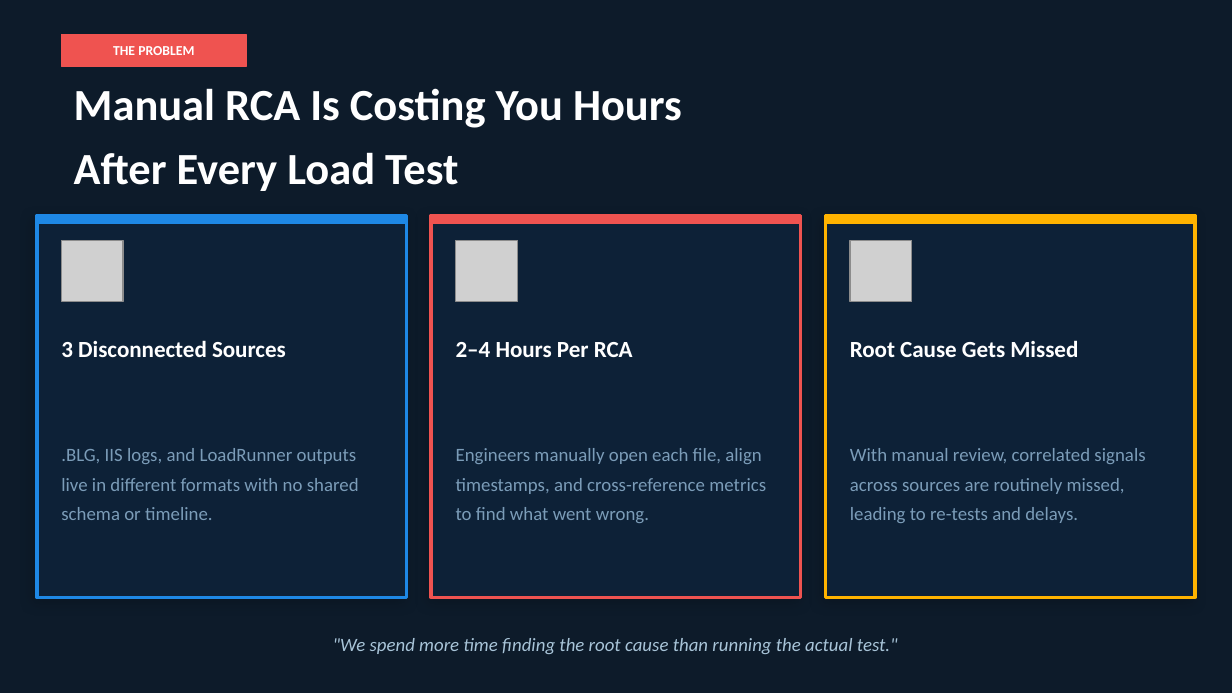
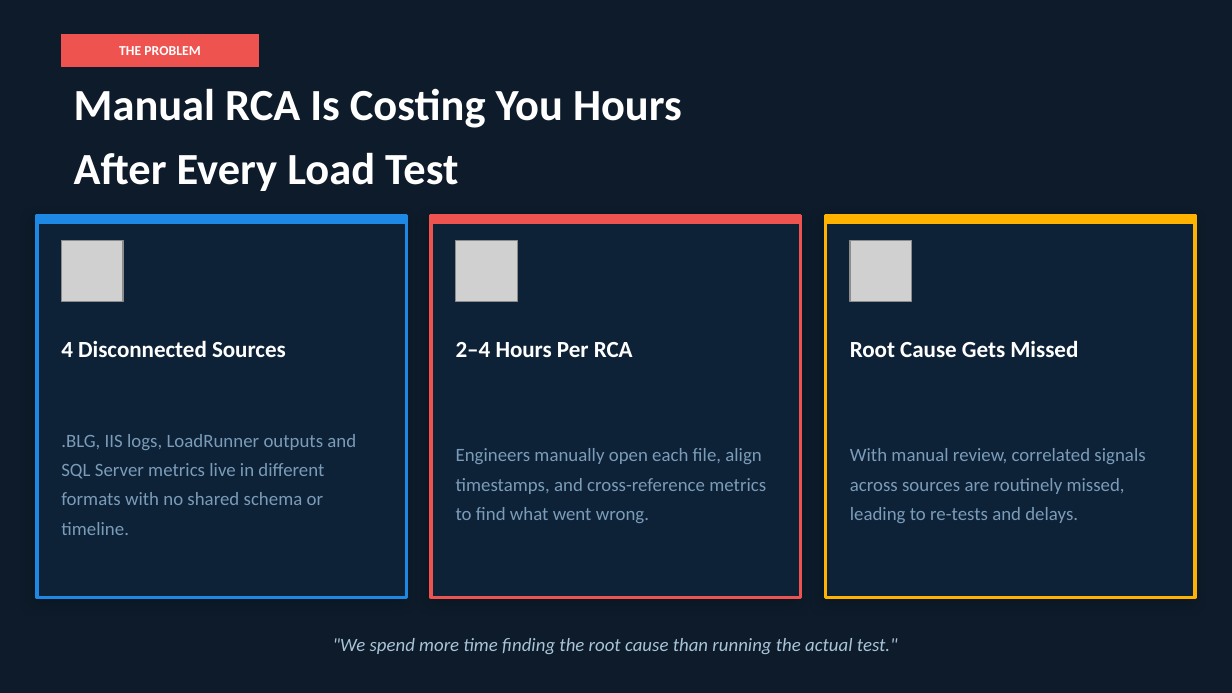
Before and after one commit to sharmp44/PT_AILog_Analyser, a slide deck: slide 2 of PT_AI_LogMining_Client_Deck.pptx. Drawn at 1232x693 pixels with LibreOffice and Linux fonts; fonts in the diff are those of the drawing; grey boxes stand for pictures. Boxes give left, top, right and bottom in pixels: in the first picture for what was removed or moved away, otherwise in the second. Text is boxed around its words. In the diff, an @@ line names an element or a change of style, - is before the commit and + after.

```diff
--- a/PT_AI_LogMining_Client_Deck.pptx
+++ b/PT_AI_LogMining_Client_Deck.pptx
@@ text "THE PROBLEM": place and size @@
-text "THE PROBLEM" at <box>113,46,194,55</box>
+text "THE PROBLEM" at <box>119,46,200,55</box>
@@ rectangle: place and size @@
-rectangle at <box>62,34,246,67</box>
+rectangle at <box>62,34,259,67</box>
@@ text at <box>61,340,286,357</box>: text changed @@
-3 Disconnected Sources
+4 Disconnected Sources
@@ text at <box>61,434,356,535</box>: text changed @@
-.BLG, IIS logs, and LoadRunner outputs live in different formats with no shared schema or timeline.
+.BLG, IIS logs, LoadRunner outputs and SQL Server metrics live in different formats with no shared schema or timeline.
```
Also in this commit, not shown: 8 other slides changed, 1 slide added, 1 slide removed, 10 other files.
